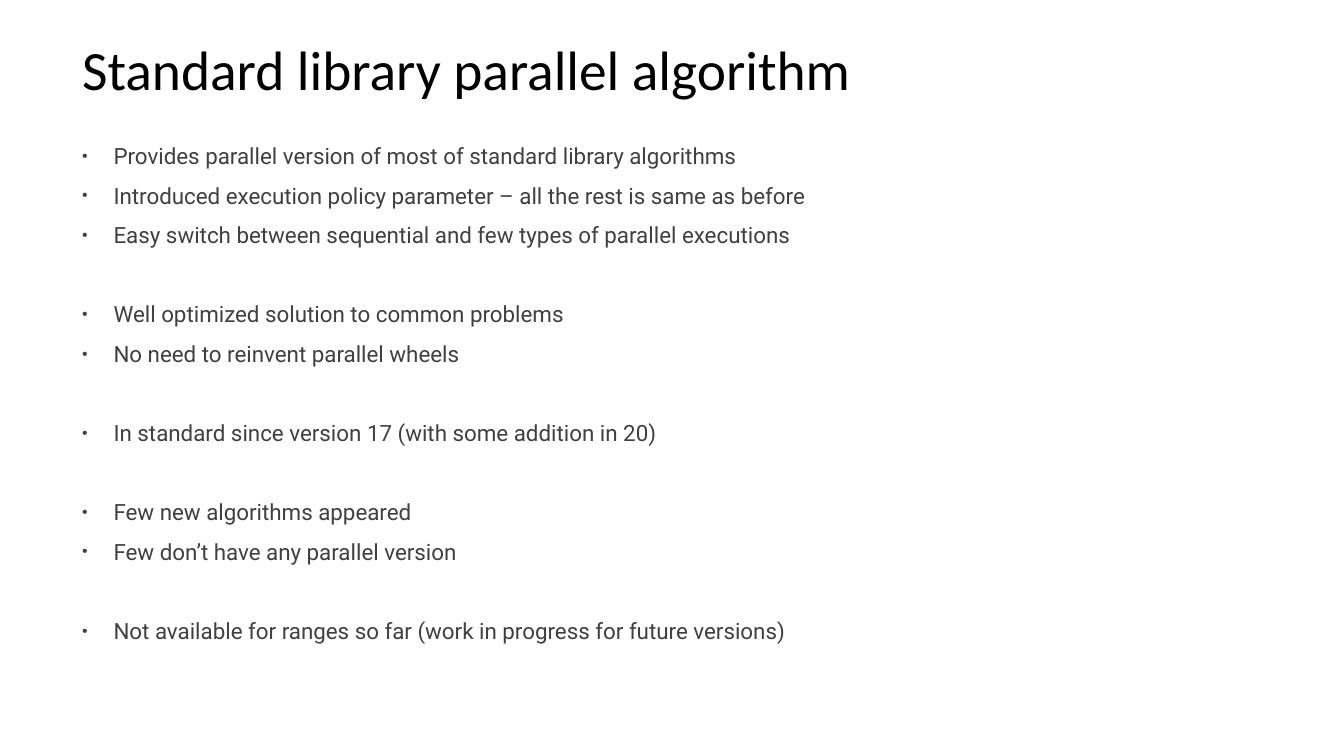
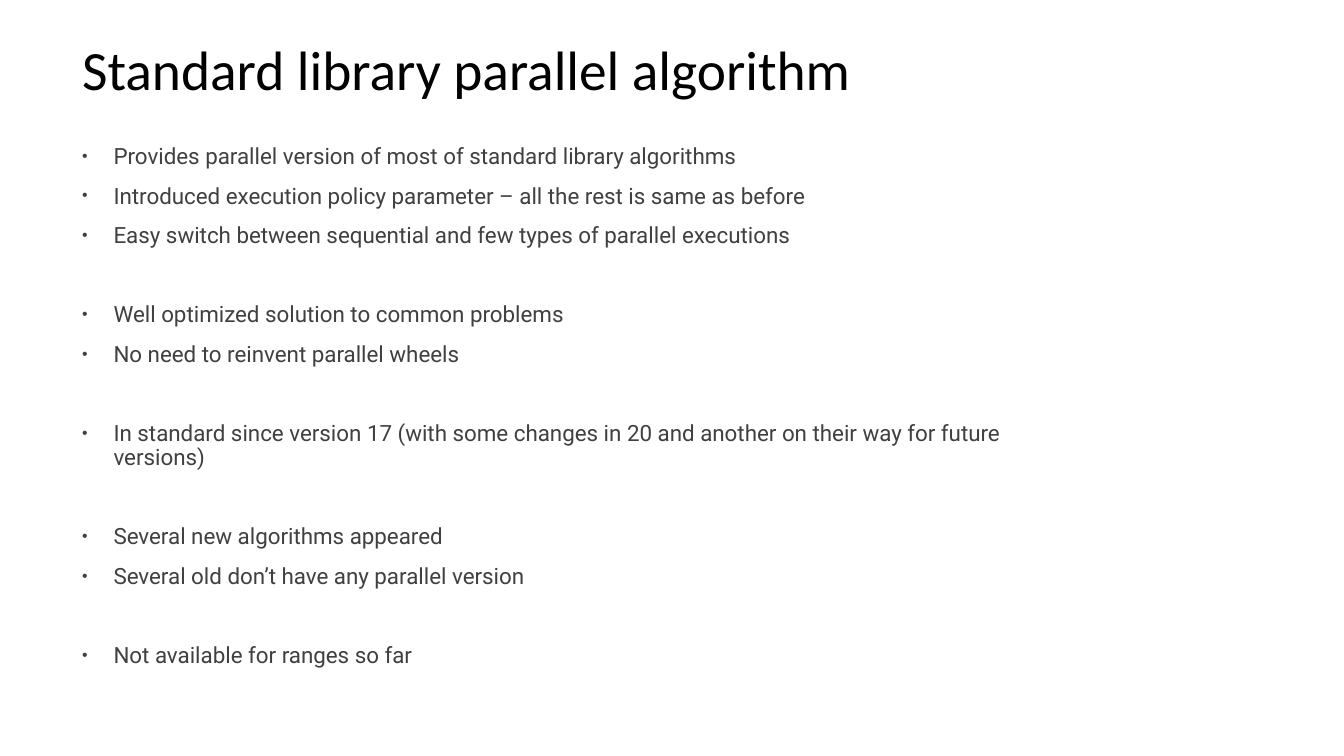
Before and after one commit to EmptySquareBubble/StoriesFromAParallelUniverse-, a slide deck: slide 4 of stories_from_a_paralel_universe.pptx. Drawn at 1344x756 pixels with LibreOffice and Linux fonts; fonts in the diff are those of the drawing. Boxes give left, top, right and bottom in pixels: in the first picture for what was removed or moved away, otherwise in the second. Text is boxed around its words. In the diff, an @@ line names an element or a change of style, - is before the commit and + after.

```diff
--- a/stories_from_a_paralel_universe.pptx
+++ b/stories_from_a_paralel_universe.pptx
@@ text at (114,423,1000,668): text changed @@
-  • In standard since version 17 (with some addition in 20)
-  • Few new algorithms appeared
-  • Few don’t have any parallel version
-  • Not available for ranges so far (work in progress for future versions)
+  • In standard since version 17 (with some changes in 20 and another on their way for future versions)
+  • Several new algorithms appeared
+  • Several old don’t have any parallel version
+  • Not available for ranges so far
```
Also in this commit, not shown: 4 other slides changed, 7 slides added, 1 other file.
